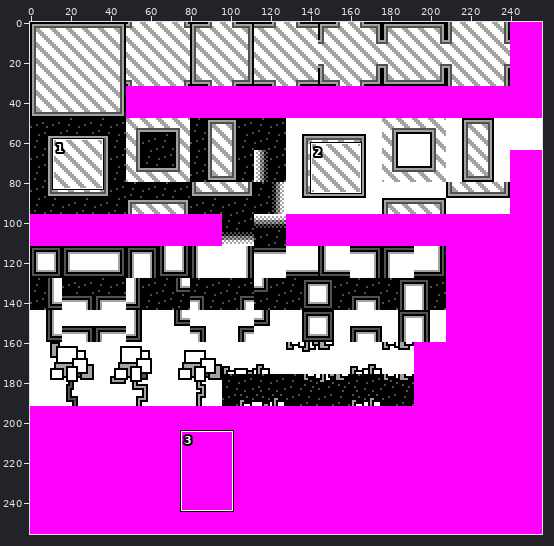
Two states of a sprite sheet, src/data/blocks.def.png. The first picture is a wide view before the edit; the outline marks the close-up.
Close-up. Before the commit:
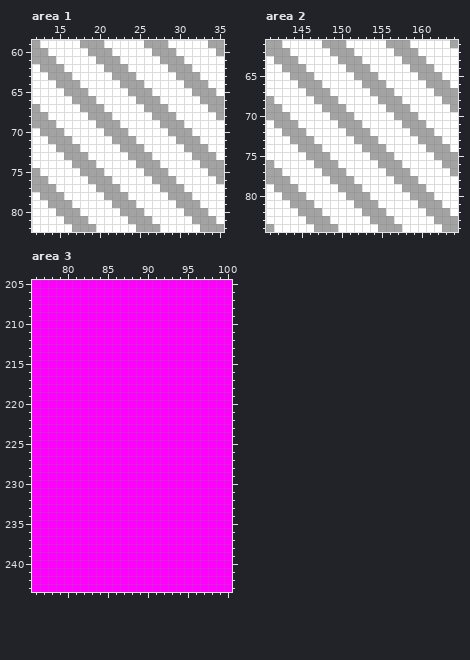
The file is 256x256 pixels. Colours within 5 levels of each other are drawn and written as one. Shown: area 1: x 12..35, y 59..82; area 2: x 141..164, y 61..84; area 3: x 76..100, y 205..243. The commit also changed other parts of the picture, which this record leaves out.
Once edited:
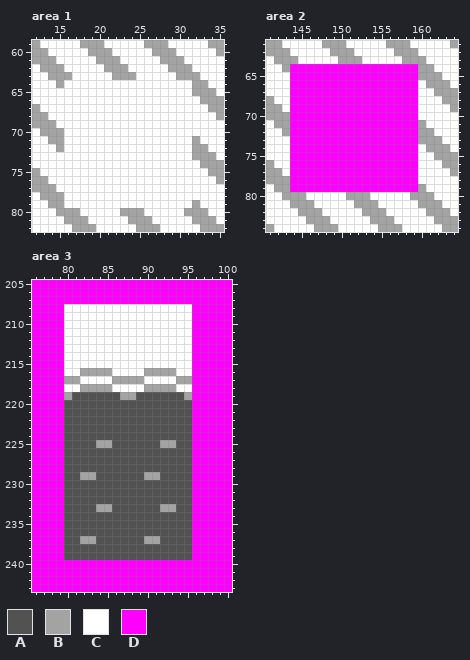
Palette (. is transparent): A #525252  B #a3a3a3  C #ffffff  D #ff00ff
Changes in this commit:
Area 1:
y 64: x 16..17 BB -> CC; x 23..25 BBB -> CCC; x 31 B -> C
y 65: x 16..18 BBB -> CCC; x 24..26 BBB -> CCC
y 66: x 17..19 BBB -> CCC; x 25..27 BBB -> CCC
y 67: x 18..20 BBB -> CCC; x 26..28 BBB -> CCC
y 68: x 19..21 BBB -> CCC; x 27..29 BBB -> CCC
y 69: x 20..22 BBB -> CCC; x 28..30 BBB -> CCC
y 70: x 21..23 BBB -> CCC; x 29..31 BBB -> CCC
y 71: x 16 B -> C; x 22..24 BBB -> CCC; x 30..31 BB -> CC
y 72: x 16..17 BB -> CC; x 23..25 BBB -> CCC; x 31 B -> C
y 73: x 16..18 BBB -> CCC; x 24..26 BBB -> CCC
y 74: x 17..19 BBB -> CCC; x 25..27 BBB -> CCC
y 75: x 18..20 BBB -> CCC; x 26..28 BBB -> CCC
y 76: x 19..21 BBB -> CCC; x 27..29 BBB -> CCC
y 77: x 20..22 BBB -> CCC; x 28..30 BBB -> CCC
y 78: x 21..23 BBB -> CCC; x 29..31 BBB -> CCC
y 79: x 16 B -> C; x 22..24 BBB -> CCC; x 30..31 BB -> CC
Area 2:
y 64: x 144..159 BBCCCCCBBBCCCCCB -> DDDDDDDDDDDDDDDD
y 65: x 144..159 BBBCCCCCBBBCCCCC -> DDDDDDDDDDDDDDDD
y 66: x 144..159 CBBBCCCCCBBBCCCC -> DDDDDDDDDDDDDDDD
y 67: x 144..159 CCBBBCCCCCBBBCCC -> DDDDDDDDDDDDDDDD
y 68: x 144..159 CCCBBBCCCCCBBBCC -> DDDDDDDDDDDDDDDD
y 69: x 144..159 CCCCBBBCCCCCBBBC -> DDDDDDDDDDDDDDDD
y 70: x 144..159 CCCCCBBBCCCCCBBB -> DDDDDDDDDDDDDDDD
y 71: x 144..159 BCCCCCBBBCCCCCBB -> DDDDDDDDDDDDDDDD
y 72: x 144..159 BBCCCCCBBBCCCCCB -> DDDDDDDDDDDDDDDD
y 73: x 144..159 BBBCCCCCBBBCCCCC -> DDDDDDDDDDDDDDDD
y 74: x 144..159 CBBBCCCCCBBBCCCC -> DDDDDDDDDDDDDDDD
y 75: x 144..159 CCBBBCCCCCBBBCCC -> DDDDDDDDDDDDDDDD
y 76: x 144..159 CCCBBBCCCCCBBBCC -> DDDDDDDDDDDDDDDD
y 77: x 144..159 CCCCBBBCCCCCBBBC -> DDDDDDDDDDDDDDDD
y 78: x 144..159 CCCCCBBBCCCCCBBB -> DDDDDDDDDDDDDDDD
y 79: x 144..159 BCCCCCBBBCCCCCBB -> DDDDDDDDDDDDDDDD
Area 3:
y 208..215: x 80..95 DDDDDDDDDDDDDDDD -> CCCCCCCCCCCCCCCC
y 216: x 80..95 DDDDDDDDDDDDDDDD -> CCBBBBCCCCBBBBCC
y 217: x 80..95 DDDDDDDDDDDDDDDD -> BBCCCCBBBBCCCCBB
y 218: x 80..95 DDDDDDDDDDDDDDDD -> CCBBBBCCCCBBBBCC
y 219: x 80..95 DDDDDDDDDDDDDDDD -> BAAAAAABBAAAAAAB
y 220..224: x 80..95 DDDDDDDDDDDDDDDD -> AAAAAAAAAAAAAAAA
y 225: x 80..95 DDDDDDDDDDDDDDDD -> AAAABBAAAAAABBAA
y 226..228: x 80..95 DDDDDDDDDDDDDDDD -> AAAAAAAAAAAAAAAA
y 229: x 80..95 DDDDDDDDDDDDDDDD -> AABBAAAAAABBAAAA
y 230..232: x 80..95 DDDDDDDDDDDDDDDD -> AAAAAAAAAAAAAAAA
y 233: x 80..95 DDDDDDDDDDDDDDDD -> AAAABBAAAAAABBAA
y 234..236: x 80..95 DDDDDDDDDDDDDDDD -> AAAAAAAAAAAAAAAA
y 237: x 80..95 DDDDDDDDDDDDDDDD -> AABBAAAAAABBAAAA
y 238..239: x 80..95 DDDDDDDDDDDDDDDD -> AAAAAAAAAAAAAAAA
Where, in picture pixels (left, top, right, bottom), the same in both close-ups:
changed: (64, 80, 192, 208)
changed: (290, 64, 418, 192)
changed: (64, 304, 192, 560)
